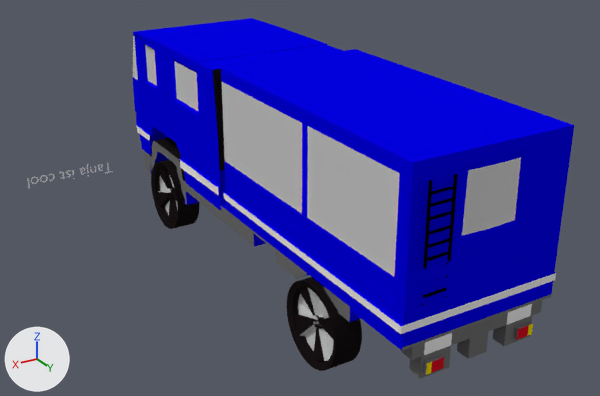
A saved change to the Blender file wagen.blend.
Both versions are drawn from a 50 mm camera at (5.29, 11.5, 4.9) aimed at (-1.39, 0.38, -0.66). Every picture has the same lights, and +X, +Y and +Z are marked at lower left.

The first picture shows 'Cube', 'Text', 'leiter'.
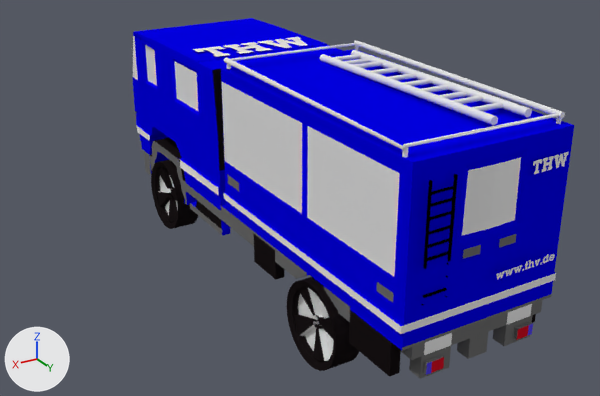
Commit message: Text hinzugefügt

What differs and where, as boxes [x1, y1, x2, y2] in the pictures (600 x 396 px):
'Leiter Up', added: after [320, 50, 532, 125]
'CylinderUp.002', added: after [224, 40, 565, 158]
'THW_UpSide', added: after [193, 37, 307, 57]
'THV_backSide', added: after [533, 152, 569, 174]
'Text', deleted: before [27, 163, 113, 188]
'THW_website', added: after [496, 254, 555, 280]
part 1 of me_cube, built on: before [204, 141, 572, 325]; after [190, 141, 572, 377]
part 2 of me_cube, recoloured: [133, 36, 521, 361] in both

The change in detail:
me_cube is used by ob_cube; location (-1.83, -1.3, -0.11); scale (-0.302, -0.302, -0.302).
me_cube had 3750 vertices, 3494 faces, 40 loose edges and spanned x -4.8..4.6, y -19.1..12.2, z -5.2..8.0.
me_cube now has 3818 vertices, 3551 faces, 40 loose edges and spans x -4.8..4.6, y -19.1..12.2, z -5.2..8.0.
Part 1, on me_cube:
11 faces are deleted.
45 vertices are added at x 0.0..4.4, y -19.0..3.3, z -1.0..5.2.
5 new vertices lie (0.0, 0.0, 0.7) away from vertices in x 3.9..4.4, y -18.1..1.0, z 0.2..4.1.
6 new vertices lie (0.0, -0.4, 0.0) away from vertices in x 3.9..4.4, y -1.0, z 4.1..4.8.
6 new vertices lie (0.0, 0.0, 0.4) away from vertices in x 3.9..4.4, y -1.4..1.0, z 4.8.
6 new vertices lie (1.0, 0.0, 0.0) away from vertices in x 0.5..0.6, y -19.0..-18.9, z -1.0..0.2.
13 new faces join them, mat_material_007 (dark grey #6d6d6d).
44 new faces join them, mat_material_001 (blue #0300e7).
11 new faces join them, mat_material_005 (black #191516).
me_cube part 2: 81 faces spanning x -4.6..4.5, y -18.9..12.1, z -4.5..7.6 switch from mat_material_004 (light grey #cacaca) to no material.
Mesh me_text_003 is new.
It has 65 vertices, 59 faces and spans x 0.02..1.9, y 0.0..0.55, z 0.0.
Mesh me_text_002 is new.
It has 620 vertices, 604 faces and spans x 0.02..4.72, y -0.01..0.55, z 0.0.
Mesh me_cylinder_023 is new.
It has 768 vertices, 408 faces and spans x -87.8..6.0, y -51.8..4.7, z -1.3..1.2.
Mesh me_cylinder_009 is new.
It has 497 vertices, 241 faces and spans x -1.6..76.3, y -2.4..140.9, z -1.6..1.0.
Object 'Text' (ob_text) is deleted.
Object 'THW_UpSide' (ob_thw_upside) is new; it shows me_text_003.
Its location is (-0.73, -1.65, 1.4).
Its rotation in degrees is (0.3, 0.6, 180).
Its scale is (1.19, 1.3, 1.19).
Object 'THW_website' (ob_thw_website) is new; it shows me_text_002.
Its location is (-1.88, 4.55, -0.42).
Its rotation in degrees is (90, -0.7, 180).
Its scale is (0.23, 0.23, 0.23).
Object 'THV_backSide' (ob_thv_backside) is new; it shows a copy of me_text_003.
Its location is (-2.42, 4.46, 0.93).
Its rotation in degrees is (90, -0.7, 180).
Its scale is (0.342, 0.342, 0.342).
Object 'Leiter Up' (ob_leiter_up) is new; it shows me_cylinder_023.
Its location is (-2.49, 0.03, 1.53).
Its rotation in degrees is (-89, -30, -91).
Its scale is (0.0394, 0.0394, 0.314).
Object 'CylinderUp.002' (ob_cylinderup_002) is new; it shows me_cylinder_009.
Its location is (-0.54, 4.21, 1.53).
Its scale is (-0.034, -0.034, -0.0795).
